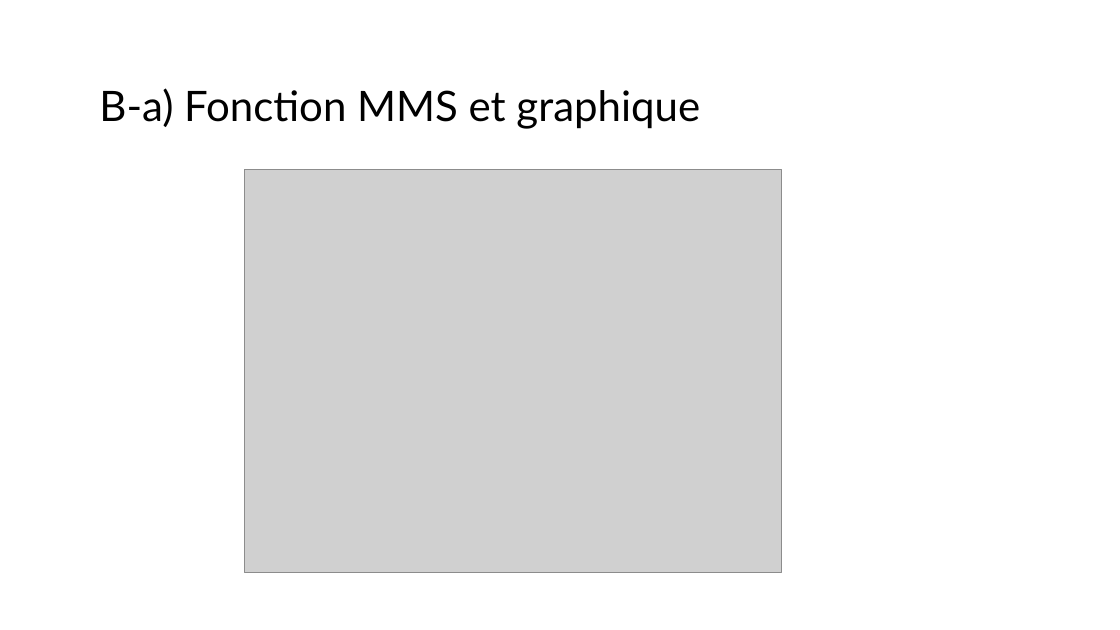
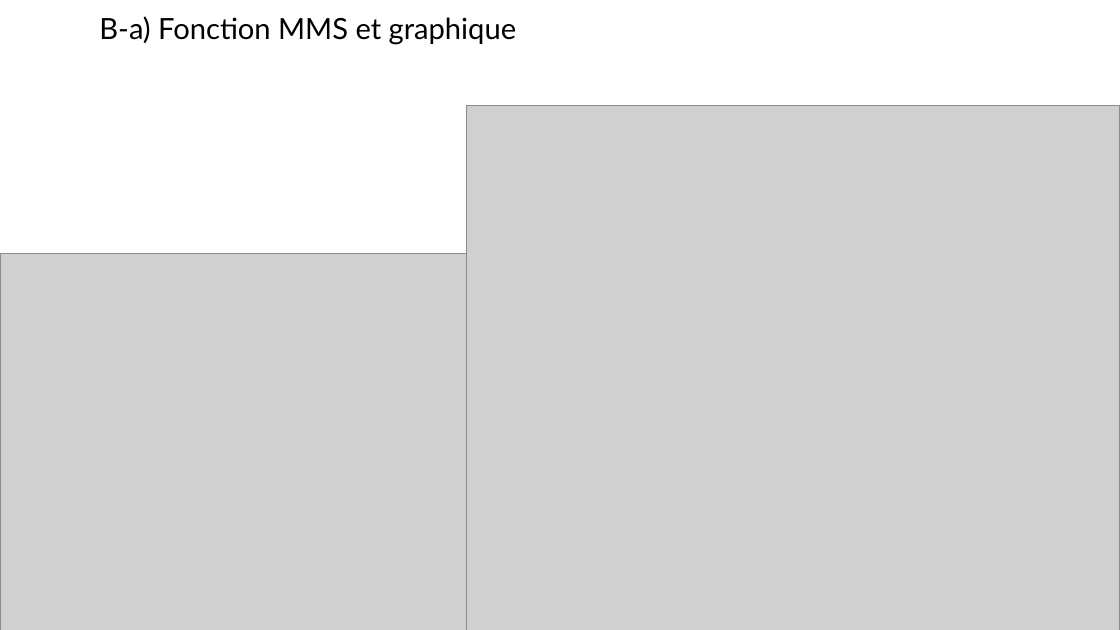
Before and after one commit to mehdibendaya/MEC8211DEV2, a slide deck: slide 8 of Devoir_2.pptx. Drawn at 1120x630 pixels with LibreOffice and Linux fonts; fonts in the diff are those of the drawing; grey boxes stand for pictures. Boxes give left, top, right and bottom in pixels: in the first picture for what was removed or moved away, otherwise in the second. Text is boxed around its words. In the diff, an @@ line names an element or a change of style, - is before the commit and + after.

```diff
--- a/Devoir_2.pptx
+++ b/Devoir_2.pptx
@@ text "B-a) Fonction MMS et graphique": place and size @@
-text "B-a) Fonction MMS et graphique" at bbox=[99, 88, 700, 129]
+text "B-a) Fonction MMS et graphique" at bbox=[99, 16, 516, 45]
@@ text "B-a) Fonction MMS et graphique" at bbox=[99, 16, 516, 45]: size 36 to 25 pt @@
@@ picture added at bbox=[467, 105, 1120, 630] @@
@@ picture removed at bbox=[245, 170, 782, 573] @@
@@ picture added at bbox=[0, 254, 467, 630] @@
```
Also in this commit, not shown: 8 other slides changed, 3 slides added, 1 slide removed.
